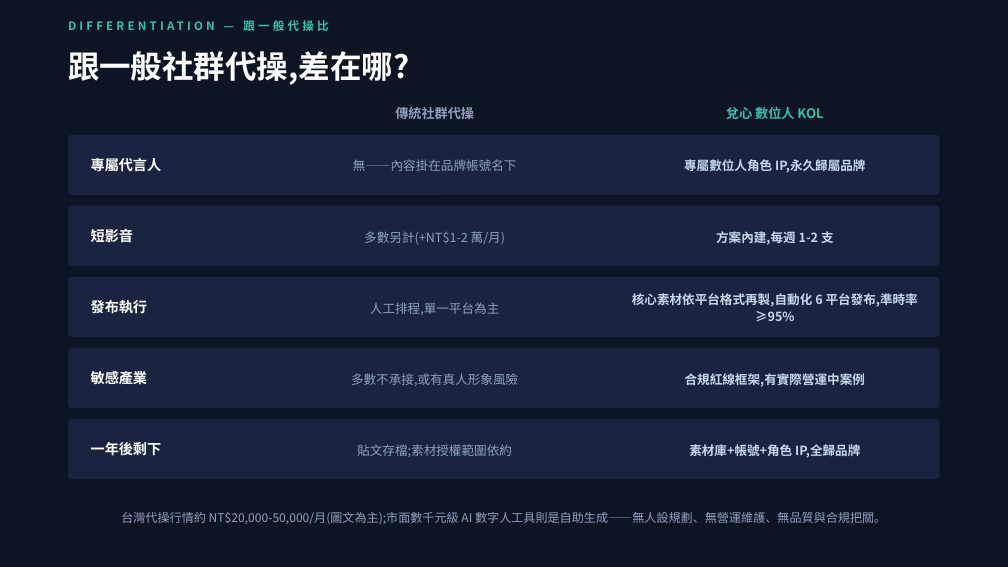
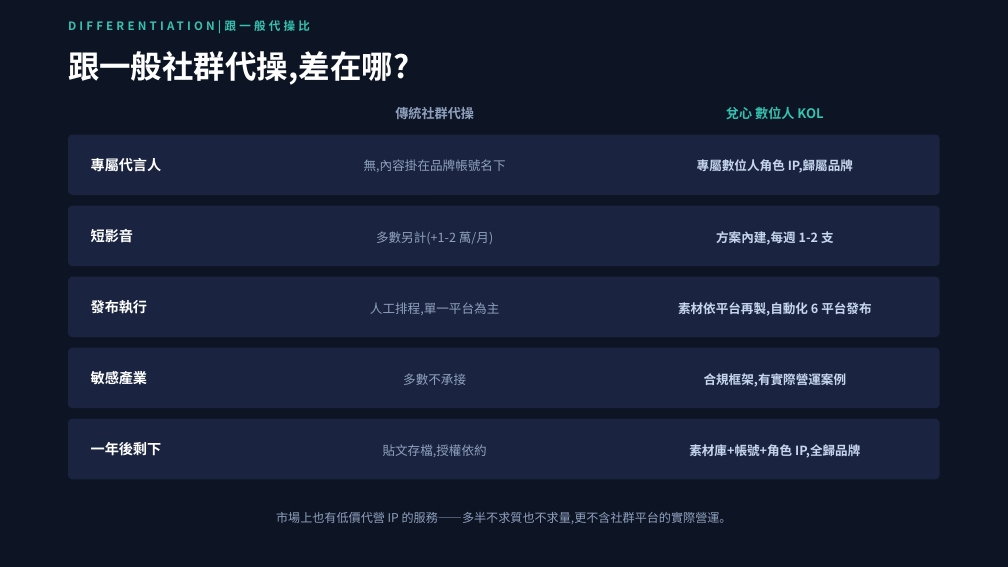
Before and after one commit to pennyhuang-oss/Virtual_KOL_Studio, a slide deck: slide 6 of business/數位人KOL-對外提案簡報.pptx (slide 5 before the commit). Drawn at 1008x567 pixels with LibreOffice and Linux fonts; fonts in the diff are those of the drawing. Boxes give left, top, right and bottom in pixels: in the first picture for what was removed or moved away, otherwise in the second. Text is boxed around its words. In the diff, an @@ line names an element or a change of style, - is before the commit and + after.

```diff
--- a/business/數位人KOL-對外提案簡報.pptx
+++ b/business/數位人KOL-對外提案簡報.pptx
@@ text at [225, 18, 310, 34]: text changed @@
-DIFFERENTIATION — 跟一般代操比
+DIFFERENTIATION|跟一般代操比
@@ text at [364, 159, 506, 172]: text changed @@
-無——內容掛在品牌帳號名下
+無,內容掛在品牌帳號名下
@@ text at [697, 159, 853, 172]: text changed @@
-專屬數位人角色 IP,永久歸屬品牌
+專屬數位人角色 IP,歸屬品牌
@@ text at [376, 231, 493, 244]: text changed @@
-多數另計(+NT$1-2 萬/月)
+多數另計(+1-2 萬/月)
@@ text at [678, 302, 871, 316]: text changed @@
-核心素材依平台格式再製,自動化 6 平台發布,準時率 ≥95%
+素材依平台再製,自動化 6 平台發布
@@ text at [403, 373, 466, 385]: text changed @@
-多數不承接,或有真人形象風險
+多數不承接
@@ text at [704, 373, 847, 386]: text changed @@
-合規紅線框架,有實際營運中案例
+合規框架,有實際營運案例
@@ text at [383, 444, 487, 457]: text changed @@
-貼文存檔;素材授權範圍依約
+貼文存檔,授權依約
@@ text at [276, 512, 732, 524]: text changed @@
-台灣代操行情約 NT$20,000-50,000/月(圖文為主);市面數千元級 AI 數字人工具則是自助生成——無人設規劃、無營運維護、無品質與合規把關。
+市場上也有低價代營 IP 的服務——多半不求質也不求量,更不含社群平台的實際營運。
```
Also in this commit, not shown: 14 other slides changed, 1 slide added, 2 other files.
